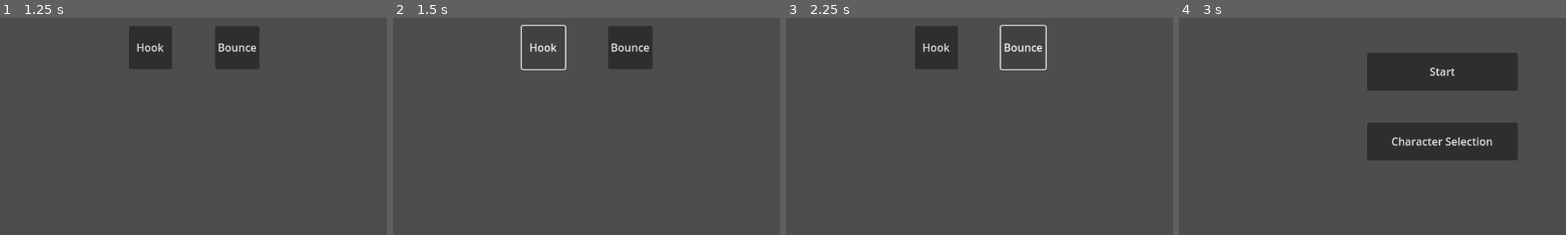
Above: before the commit, frames 1-4 (left to right).
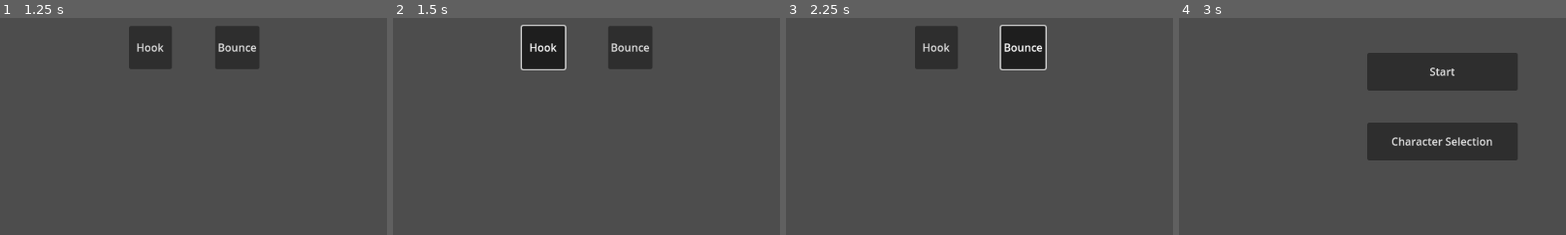
Above: after the commit, the same moments.

Repository: KeepSmyle/game-two
Game: Godot game, scene res://main_menu.tscn
The game is run twice, just before and just after one commit, with the same random seed, the same clock (stepped at 60 frames per second) and the same inputs.
Inputs:
- Up to frame 1 (1.25 s): click "Character Selection" at 0.5 s
- Up to frame 2 (1.5 s): click "Hook" at 1.25 s
- Up to frame 3 (2.25 s): click "Bounce" at 2 s
- Up to frame 4 (3 s): click "Back" at 2.75 s
The pictures show only the part of the screen within x 11-61%, y 8-58%; the shares and areas given below are measured in that part.

Frame 1 is identical in both runs. In frame 2, 2.1% of the frame differs, in the area x 33-45%, y 3-24%; in frame 3, 2.0%; in frame 4, nothing differs.

Commit message:
added functional character selection

Diff:
--- a/Game Two/Player/Player.gd
+++ b/Game Two/Player/Player.gd
@@ -14,6 +14,7 @@
 
 func _physics_process(delta):
 	_standart_movement(delta)
+	move_and_slide()
 
 func _standart_movement(delta):
 
--- /dev/null
+++ b/Game Two/Player/player_bounce.gd
@@ -0,0 +1,10 @@
+extends "res://Player/Player.gd"
+
+
+func _ready():
+	pass
+
+
+func _physics_process(delta):
+	_standart_movement(delta)
+	move_and_slide()
--- /dev/null
+++ b/Game Two/Player/player_bounce.tscn
@@ -0,0 +1,33 @@
+[gd_scene load_steps=5 format=3 uid="uid://cvdgydkbs8gel"]
+
+[ext_resource type="Script" path="res://Player/player_bounce.gd" id="1_ajtll"]
+[ext_resource type="Texture2D" uid="uid://mju4qm28u6s6" path="res://images/Peng.jpg" id="2_q7ahq"]
+
+[sub_resource type="SpriteFrames" id="SpriteFrames_8yvwy"]
+animations = [{
+"frames": [{
+"duration": 1.0,
+"texture": ExtResource("2_q7ahq")
+}],
+"loop": true,
+"name": &"default",
+"speed": 5.0
+}]
+
+[sub_resource type="CapsuleShape2D" id="CapsuleShape2D_avnjn"]
+radius = 16.0
+height = 48.0
+
+[node name="player_bounce" type="CharacterBody2D"]
+script = ExtResource("1_ajtll")
+
+[node name="AnimatedSprite2D" type="AnimatedSprite2D" parent="."]
+position = Vector2(1.875, 1.52588e-05)
+scale = Vector2(0.124564, 0.121053)
+sprite_frames = SubResource("SpriteFrames_8yvwy")
+
+[node name="Camera2D" type="Camera2D" parent="."]
+zoom = Vector2(1.5, 1.5)
+
+[node name="CollisionShape2D" type="CollisionShape2D" parent="."]
+shape = SubResource("CapsuleShape2D_avnjn")
--- a/Game Two/arena.gd
+++ b/Game Two/arena.gd
@@ -1,11 +1,18 @@
 extends Node2D
 
-var Player = load("res://Player/Player_hook.tscn")
+var Bounce_Player = load("res://Player/Player_bounce.tscn")
+var Hook_Player = load("res://Player/Player_hook.tscn")
 
 
 # Called when the node enters the scene tree for the first time.
 func _ready():
-	var playerScene = Player.instantiate()
+	var playerScene
+	match Main.character:
+		"Hook_Guy":
+			playerScene = Hook_Player.instantiate()
+		"Bounce_Guy":
+			playerScene = Bounce_Player.instantiate()
+
 	find_child("Player").add_child(playerScene)
 	playerScene.set_owner(playerScene.get_parent())
 	playerScene.transform[2].x += 500
--- a/Game Two/character_selection.gd
+++ b/Game Two/character_selection.gd
@@ -8,8 +8,16 @@
 
 
 func _on_hook_guy_pressed():
+	_untoggle_all()
 	Main.character = "Hook_Guy"
+	find_child("Hook_Guy").button_pressed = true
 
 
 func _on_bounce_guy_pressed():
+	_untoggle_all()
 	Main.character = "Bounce_Guy"
+	find_child("Bounce_Guy").button_pressed = true
+
+func _untoggle_all():
+	find_child("Hook_Guy").button_pressed = false
+	find_child("Bounce_Guy").button_pressed = false
--- a/Game Two/character_selection.tscn
+++ b/Game Two/character_selection.tscn
@@ -10,6 +10,7 @@
 offset_top = 64.0
 offset_right = 384.0
 offset_bottom = 128.0
+toggle_mode = true
 text = "Hook"
 
 [node name="Bounce_Guy" type="Button" parent="."]
@@ -17,6 +18,7 @@
 offset_top = 64.0
 offset_right = 512.0
 offset_bottom = 128.0
+toggle_mode = true
 text = "Bounce"
 
 [node name="Back" type="Button" parent="."]
--- a/Game Two/main_menu.gd
+++ b/Game Two/main_menu.gd
@@ -1,6 +1,6 @@
 extends Node2D
 
-var character = "Hook_Guy"
+var character = "Bounce_Guy"
 
 func _ready():
 	pass
Not shown, added: Game Two/Player/plaC3DB.tmp
